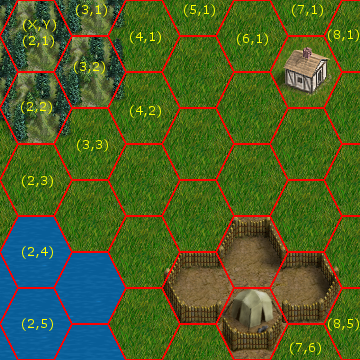
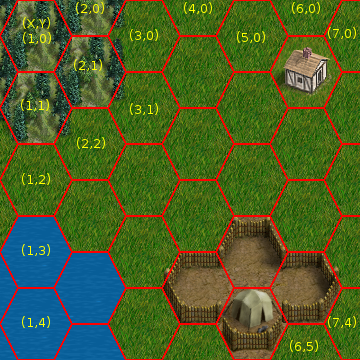
Layered file, before and after one edit (360x360). Changes by layer:
renamed "(5,1)" to "(4,0)", painted on it over [184, 2, 215, 17]
renamed "(6,1)" to "(5,0)", painted on it over [237, 31, 268, 46]
renamed "(2,5)" to "(1,4)", painted on it over [22, 316, 53, 331]
renamed "(2,4)" to "(1,3)", painted on it over [22, 244, 53, 259]
renamed "(2,3)" to "(1,2)", painted on it over [22, 173, 53, 188]
renamed "(2,2)" to "(1,1)", painted on it over [21, 99, 52, 114]
renamed "(X,Y)(2,1)" to "(X,Y)(1,0)", painted on it over [23, 17, 56, 48]
renamed "(4,2)" to "(3,1)", painted on it over [130, 103, 161, 118]
renamed "(8,1)" to "(7,0)", painted on it over [328, 27, 359, 42]
renamed "(7,1)" to "(6,0)", painted on it over [292, 2, 323, 17]
renamed "(4,1)" to "(3,0)", painted on it over [130, 29, 161, 44]
renamed "(3,1)" to "(2,0)", painted on it over [76, 2, 107, 17]
renamed "(3,3)" to "(2,2)", painted on it over [77, 137, 108, 152]
renamed "(3,2)" to "(2,1)", painted on it over [74, 59, 105, 74]
renamed "(8,5)" to "(7,4)", painted on it over [328, 316, 359, 331]
renamed "(7,6)" to "(6,5)", painted on it over [290, 340, 321, 355]
